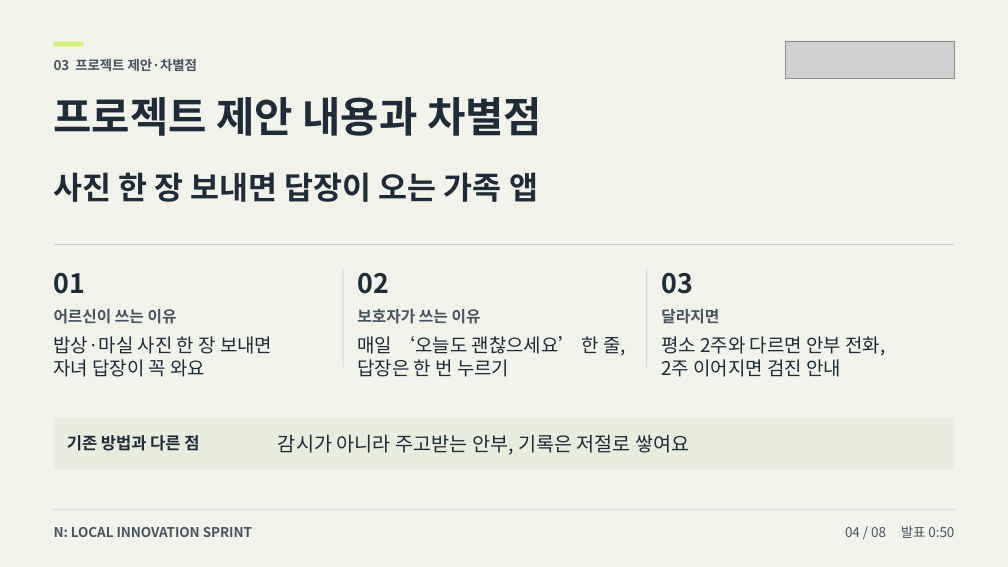
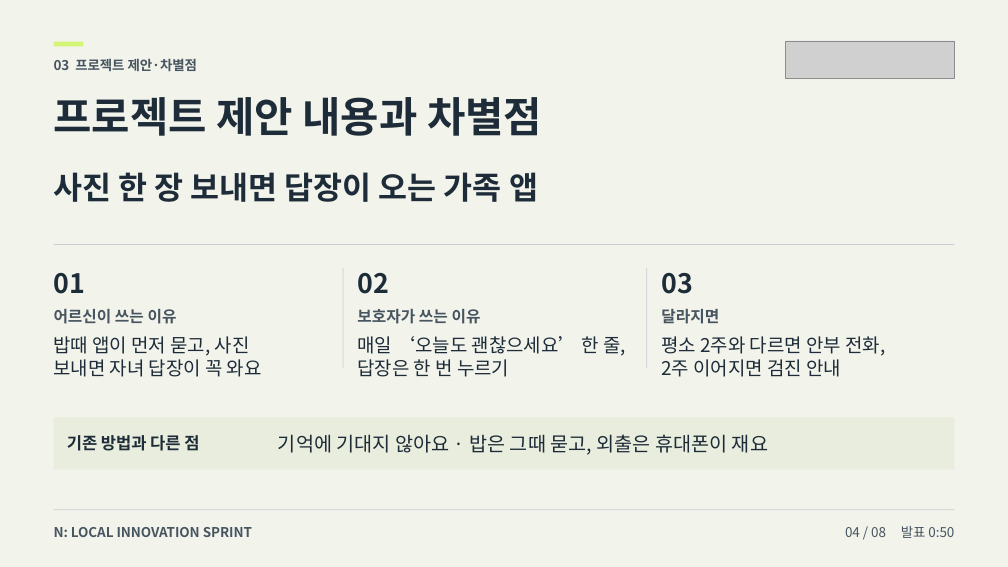
Before and after one commit to howoo101/masil, a slide deck: slide 4 of files/pitch-deck.pptx. Drawn at 1008x567 pixels with LibreOffice and Linux fonts; fonts in the diff are those of the drawing; grey boxes stand for pictures. Boxes give left, top, right and bottom in pixels: in the first picture for what was removed or moved away, otherwise in the second. Text is boxed around its words. In the diff, an @@ line names an element or a change of style, - is before the commit and + after.

```diff
--- a/files/pitch-deck.pptx
+++ b/files/pitch-deck.pptx
@@ text at <box>54,336,262,377</box>: text changed @@
-밥상·마실 사진 한 장 보내면
-자녀 답장이 꼭 와요
+밥때 앱이 먼저 묻고, 사진
+보내면 자녀 답장이 꼭 와요
@@ text at <box>278,434,768,455</box>: text changed @@
-감시가 아니라 주고받는 안부, 기록은 저절로 쌓여요
+기억에 기대지 않아요 · 밥은 그때 묻고, 외출은 휴대폰이 재요
```
Also in this commit, not shown: 2 other slides changed, 3 other files.
